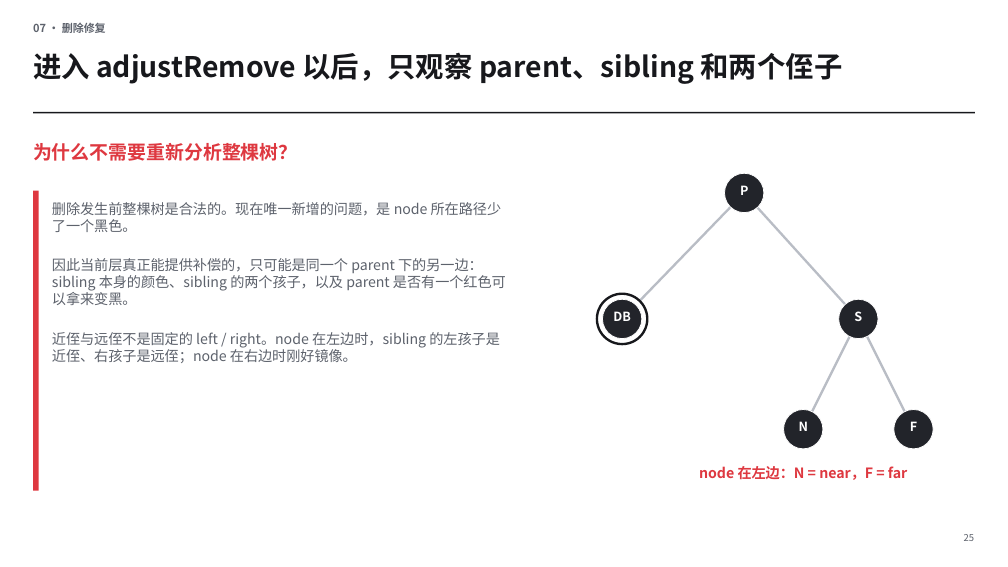
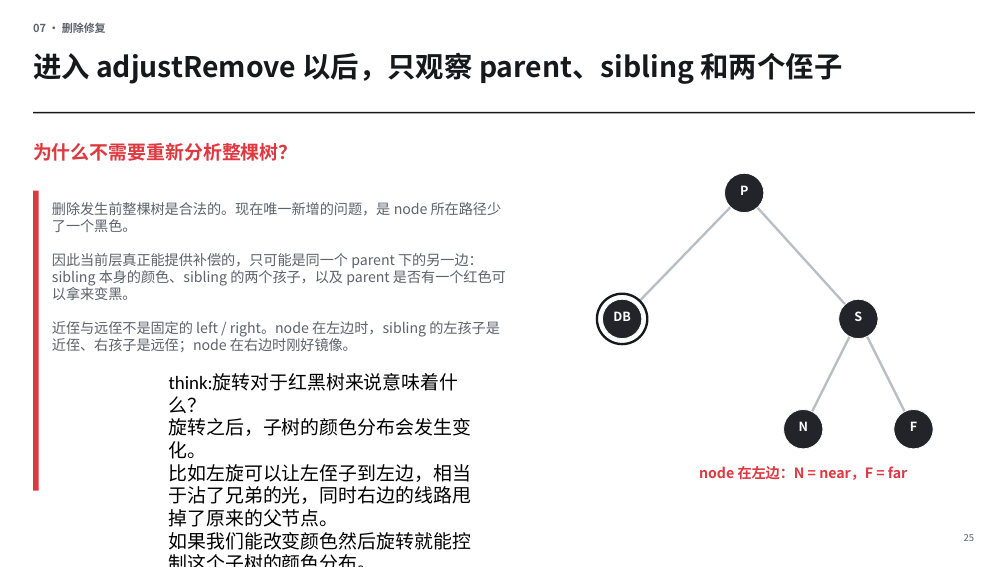
Before and after one commit to anarchycuriosity/data_structure_course_design, a slide deck: slide 25 of outputs/red_black_tree_defense.pptx. Drawn at 1008x567 pixels with LibreOffice and Linux fonts; fonts in the diff are those of the drawing. Boxes give left, top, right and bottom in pixels: in the first picture for what was removed or moved away, otherwise in the second. Text is boxed around its words. In the diff, an @@ line names an element or a change of style, - is before the commit and + after.

Commit message:
完善红黑树实现与答辩材料

```diff
--- a/outputs/red_black_tree_defense.pptx
+++ b/outputs/red_black_tree_defense.pptx
@@ text "删除发生前整棵树是合法的。现在唯一新增的问题，是 node 所在路径少了一个黑色。" rewrapped from [52,202,506,363] to [52,202,506,352] @@
@@ text added at [169,373,471,550], 18 pt, text #000000 @@
+think:旋转对于红黑树来说意味着什么？
+旋转之后，子树的颜色分布会发生变化。
+比如左旋可以让左侄子到左边，相当于沾了兄弟的光，同时右边的线路甩掉了原来的父节点。
+如果我们能改变颜色然后旋转就能控制这个子树的颜色分布。
```
Also in this commit, not shown: 11 other files.
